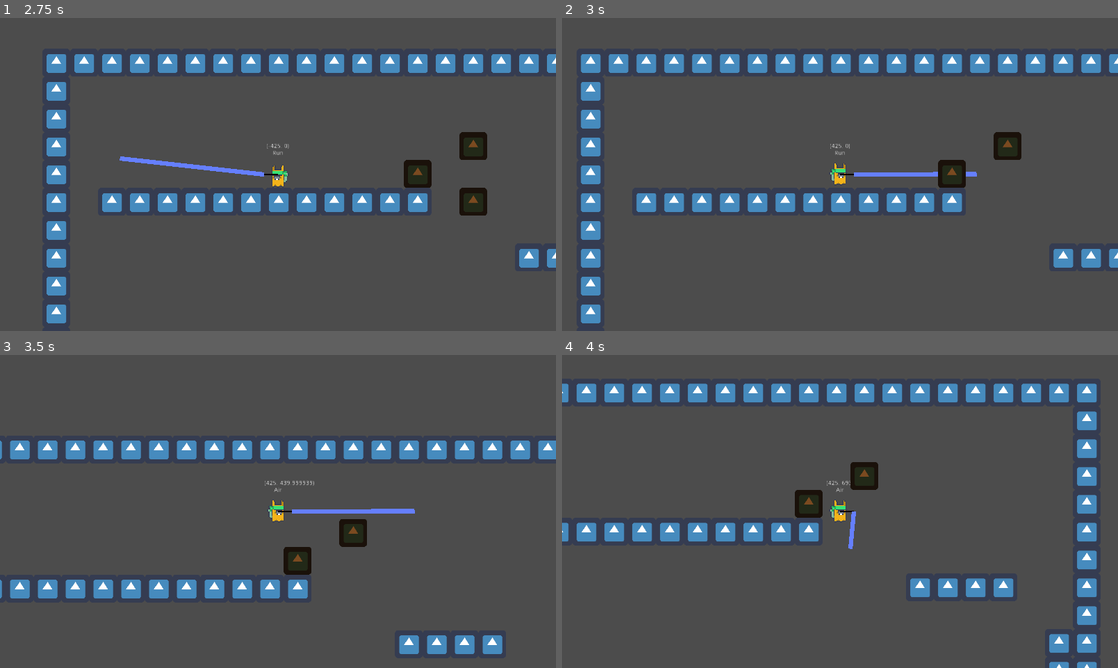
Above: before the commit, frames 1-4 (two rows, left to right).
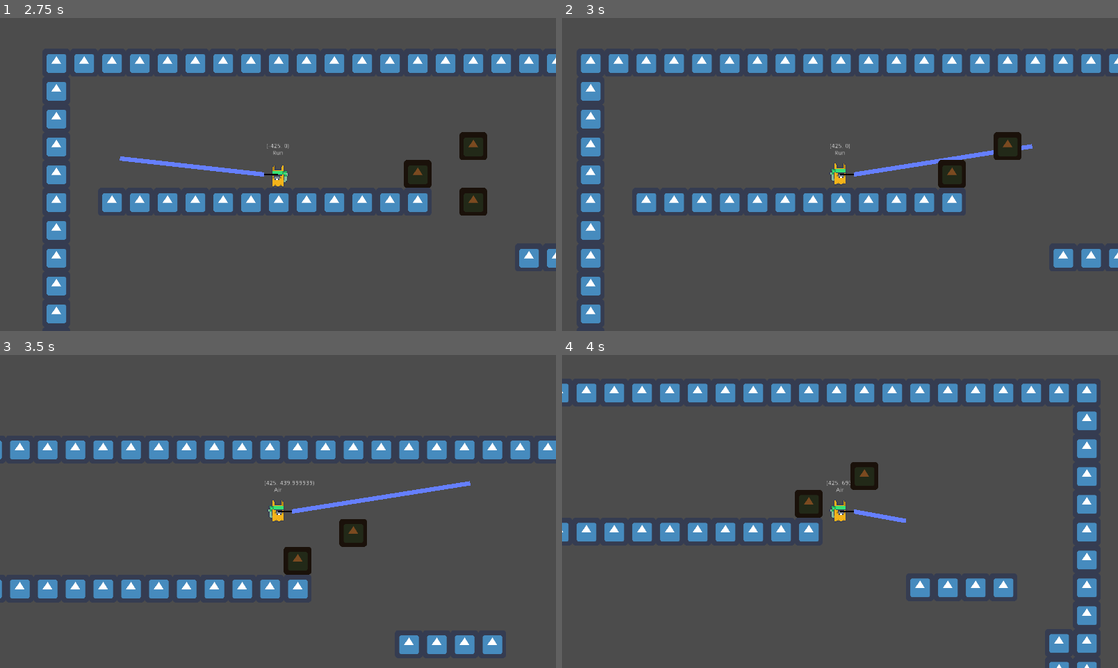
Above: after the commit, the same moments.

Repository: fruitdude/godot-metroidvania
Game: Godot game, scene res://src/main/Main.tscn
Two runs of this game, one before a commit and one after it. Both use one fixed random seed, a clock stepped at 60 frames per second and the inputs below. The engine's default icon, where the game draws it, is replaced by a stand-in: a white triangle on a blue panel in a dark square.
Inputs (mouse positions are in pixels of both pictures, inside the frame that each line leads up to):
- Up to frame 1 (2.75 s): move the mouse to (400, 158) at 0.52 s; press the mouse at (400, 158) at 0.53 s; hold D (move_right) 0.53-2.03 s; tap Space (jump) at 0.77, 1.52 s; move the mouse to (166, 190) at 1.27 s; release the mouse at (166, 190) at 1.28 s; click (166, 190) at 1.35 s; move the mouse to (333, 105) at 2.02 s; hold A (move_left) from 2.03 s (still down); hold Shift (stay_stationary) from 2.03 s (still down); click (333, 105) at 2.3 s
- Up to frame 2 (3 s): move the mouse to (812, 237) at 2.77 s; release A (move_left) at 2.78 s; release Shift (stay_stationary) at 2.78 s; hold D (move_right) from 2.78 s (still down); click (812, 237) at 2.85 s
- Up to frame 3 (3.5 s): keep holding D (move_right); tap Space (jump) at 3.02 s
- Up to frame 4 (4 s): keep holding D (move_right); move the mouse to (1006, 558) at 3.52 s; press the mouse at (1006, 558) at 3.53 s; tap Space (jump) at 3.77 s

Frame 1 is identical in both runs. In frame 2, 0.5% of the frame differs, in the area x 52-85%, y 40-51%; in frame 3, 0.7%; in frame 4, 0.2%.

Commit message:
loops got me stunlocked - thundershotgun failed prototyping

Diff:
--- a/src/weapons/ThunderShotgun/ThunderShotgun.gd
+++ b/src/weapons/ThunderShotgun/ThunderShotgun.gd
@@ -22,7 +22,7 @@
 			#commented code below it
 			for line in $Thunder.get_children():
 				line.points[0] = $Muzzle.position
-				line.points[1] = to_local(enemies[counter].global_position)
+				line.points[1] = to_local(enemy.global_position)
 
 #			line_1.points[0] = $Muzzle.position
 #			line_1.points[1] = to_local(enemies[0].global_position)
